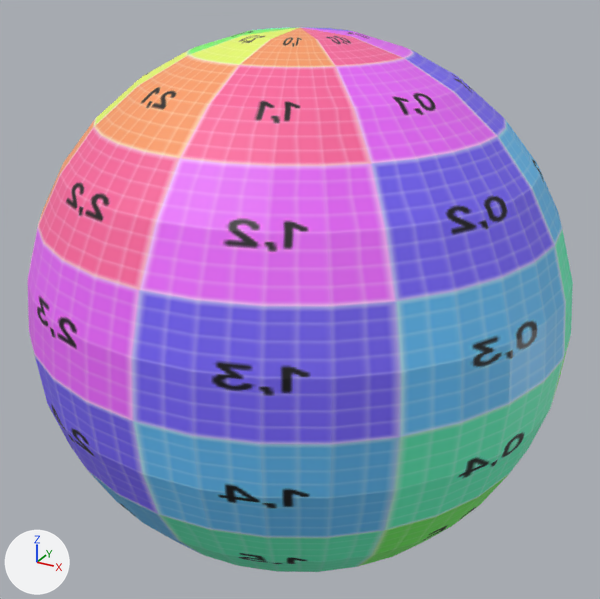
Two versions of the OBJ model DirectXGame/Resources/AL_skydome/AL_skydome.obj, one commit apart.
Camera for both pictures: a 50 mm camera at (283.0, -515.0, 257.0) aimed at (0.0, 0.0, 0.0). Arrows for +X, +Y and +Z are at lower left; the lights stay in place. Where no turn or scale is listed for an object, it has been applied to the vertices.

In view in the first picture: '球'.
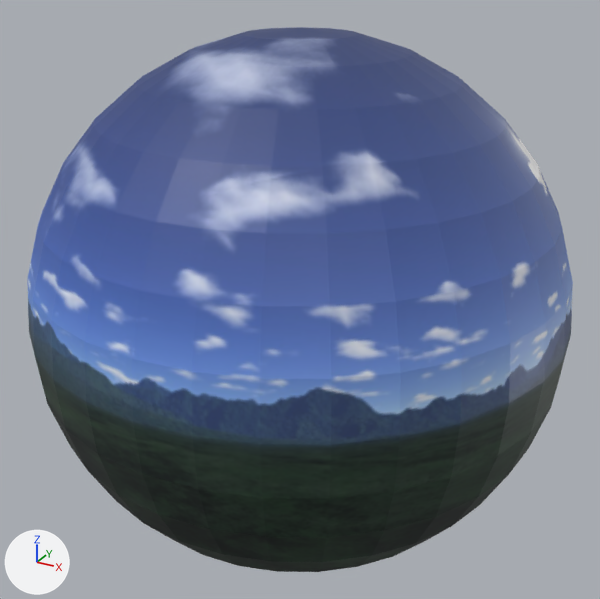
The newer file is also rescaled (x2.5) as a whole; pictures and numbers use the older file's frame.

The change in detail:
Picture 'Fine_Basin.jpg' (img_fine_basin_jpg) is new.
Material 'マテリアル' (mat_マテリアル) changes its picture from img_uvchecker_png to img_fine_basin_jpg.

Pixel boxes [x1, y1, x2, y2] of what changed, in the pictures (600 x 599 px):
'球', surface changed
    both: [27, 27, 573, 572]
